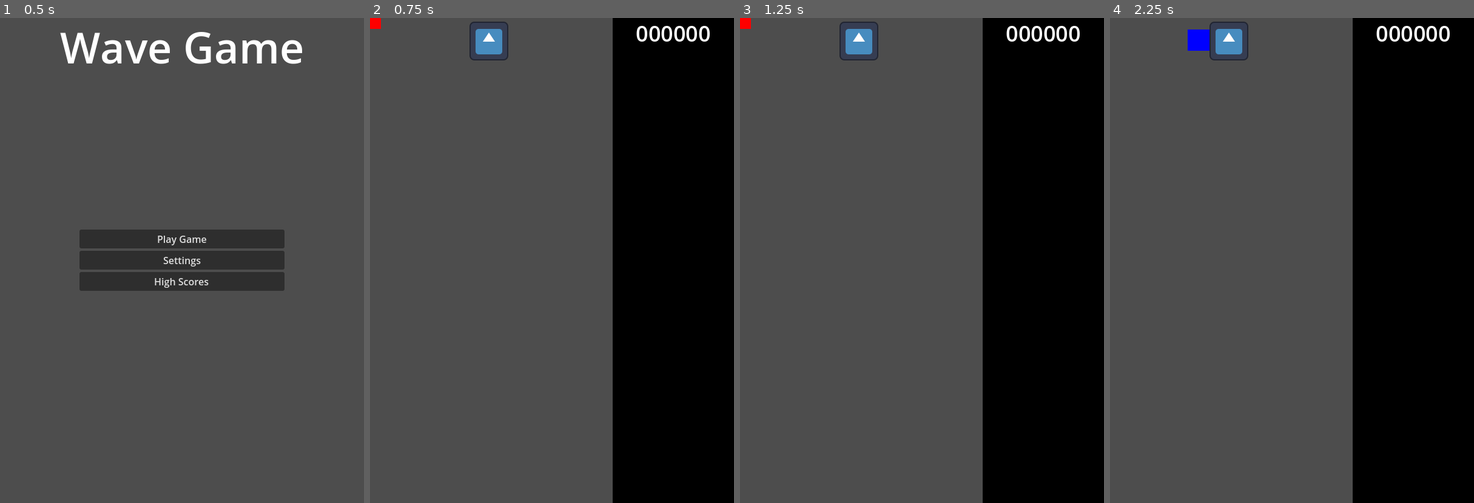
Above: before the commit, frames 1-4 (left to right).
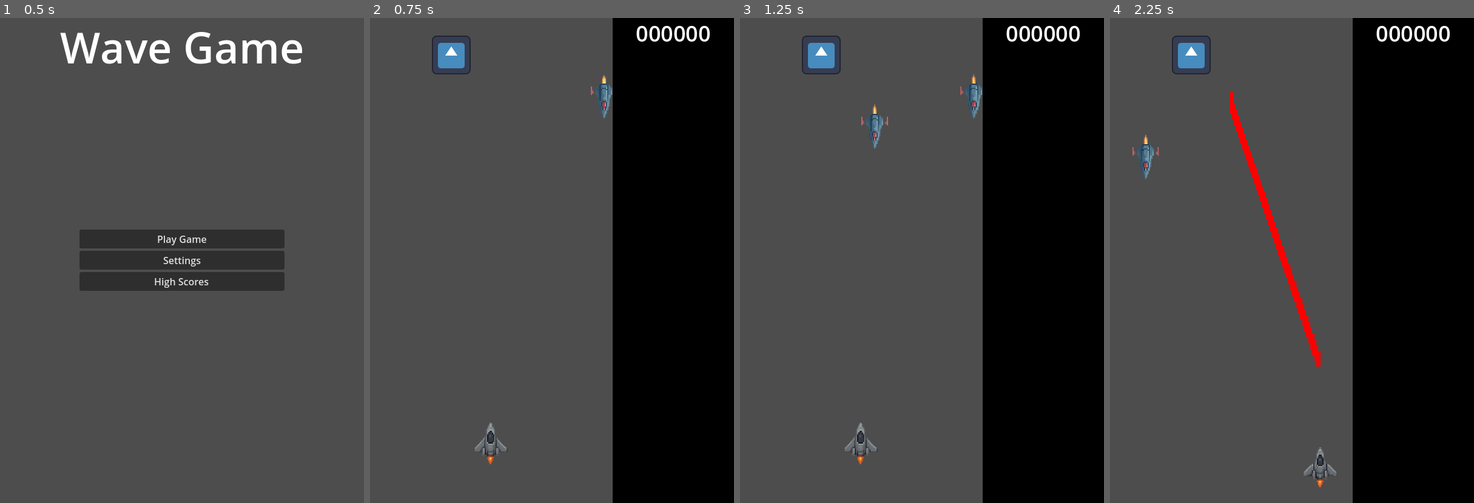
Above: after the commit, the same moments.

Repository: parkernalch/wave-jam
Game: Godot game, scene res://Scenes/Menus/menus.tscn
Same seed, same stepped clock (60 frames per second), same inputs: the game is played once before the commit and once after it. The engine's default icon, where the game draws it, is replaced by a stand-in: a white triangle on a blue panel in a dark square.
Inputs (mouse positions are in pixels of both pictures, inside the frame that each line leads up to):
- Up to frame 1 (0.5 s): no input
- Up to frame 2 (0.75 s): click "Play Game" at 0.5 s
- Up to frame 3 (1.25 s): no input
- Up to frame 4 (2.25 s): move the mouse to (1372, 236) at 1.27 s; hold D (right) 1.28-2.03 s; hold Right mouse button (shoot) 1.28-2.03 s; move the mouse to (1219, 284) at 2.02 s; hold S (down) from 2.03 s (still down); click (1219, 284) at 2.1 s

Frame 1 is identical in both runs. In frame 2, 1.5% of the frame differs, in the area x 0-67%, y 0-92%; in frame 3, 1.7%; in frame 4, 2.7%, in the area x 6-63%, y 0-97%.

Commit message:
Add some ai image ship assets
Also add a couple enemies pathing to try it out

Diff:
--- /dev/null
+++ b/Entities/Enemy2/Enemy2.tscn
@@ -0,0 +1,66 @@
+[gd_scene load_steps=9 format=3 uid="uid://bgq25fqnnfvvr"]
+
+[ext_resource type="Texture2D" uid="uid://cixl751gq28wa" path="res://Assets/Ships/sprite sheet ai2.png" id="1_lvnmx"]
+
+[sub_resource type="AtlasTexture" id="AtlasTexture_bkf3j"]
+atlas = ExtResource("1_lvnmx")
+region = Rect2(102, 394, 149, 321)
+
+[sub_resource type="AtlasTexture" id="AtlasTexture_h3i4d"]
+atlas = ExtResource("1_lvnmx")
+region = Rect2(102, 715, 149, 321)
+
+[sub_resource type="AtlasTexture" id="AtlasTexture_cifcq"]
+atlas = ExtResource("1_lvnmx")
+region = Rect2(328, 394, 149, 321)
+
+[sub_resource type="AtlasTexture" id="AtlasTexture_hx056"]
+atlas = ExtResource("1_lvnmx")
+region = Rect2(328, 715, 149, 321)
+
+[sub_resource type="AtlasTexture" id="AtlasTexture_dlghj"]
+atlas = ExtResource("1_lvnmx")
+region = Rect2(554, 394, 149, 321)
+
+[sub_resource type="SpriteFrames" id="SpriteFrames_xhe1s"]
+animations = [{
+"frames": [{
+"duration": 1.0,
+"texture": SubResource("AtlasTexture_bkf3j")
+}, {
+"duration": 1.0,
+"texture": SubResource("AtlasTexture_h3i4d")
+}, {
+"duration": 1.0,
+"texture": SubResource("AtlasTexture_cifcq")
+}, {
+"duration": 1.0,
+"texture": SubResource("AtlasTexture_hx056")
+}, {
+"duration": 1.0,
+"texture": SubResource("AtlasTexture_dlghj")
+}],
+"loop": true,
+"name": &"idle",
+"speed": 5.0
+}]
+
+[sub_resource type="CapsuleShape2D" id="CapsuleShape2D_w0j0h"]
+radius = 14.333334
+height = 67.33333
+
+[node name="Enemy2" type="CharacterBody2D"]
+
+[node name="AnimatedSprite2D" type="AnimatedSprite2D" parent="."]
+position = Vector2(0, -161)
+rotation = 3.1415927
+sprite_frames = SubResource("SpriteFrames_xhe1s")
+animation = &"idle"
+autoplay = "idle"
+frame_progress = 0.65647364
+
+[node name="CollisionShape2D" type="CollisionShape2D" parent="."]
+position = Vector2(2.7660462e-08, -102)
+rotation = -3.1415925
+scale = Vector2(3, 3)
+shape = SubResource("CapsuleShape2D_w0j0h")
--- a/Entities/Player/Player.tscn
+++ b/Entities/Player/Player.tscn
@@ -1,29 +1,49 @@
-[gd_scene load_steps=10 format=3 uid="uid://cgbo4s8g2xsx7"]
+[gd_scene load_steps=14 format=3 uid="uid://cgbo4s8g2xsx7"]
 
-[ext_resource type="Script" uid="uid://bakerdq5wxjs0" path="res://Entities/Player/Player.gd" id="1_1des2"]
-[ext_resource type="Texture2D" uid="uid://bve4tgd36vyvf" path="res://icon.svg" id="1_3qydi"]
-[ext_resource type="Shader" uid="uid://d07s5v2j81y7u" path="res://Entities/Bullet/Bullet.gdshader" id="2_t38ms"]
-[ext_resource type="Script" uid="uid://c26clyli7nif4" path="res://Entities/Player/States/Move.gd" id="3_an6q6"]
-[ext_resource type="Script" uid="uid://ch5ks4m7ijeku" path="res://Globals/StateMachine/StateMachine.gd" id="3_t38ms"]
-[ext_resource type="Script" uid="uid://bg1tj38ykui53" path="res://Entities/Player/States/Idle.gd" id="4_t38ms"]
+[ext_resource type="Script" uid="uid://cn6xgdk4bybhw" path="res://Entities/Player/Player.gd" id="1_1des2"]
+[ext_resource type="Shader" uid="uid://bmcedfhtiuolr" path="res://Entities/Bullet/Bullet.gdshader" id="2_t38ms"]
+[ext_resource type="Script" uid="uid://42xnhr5x5icj" path="res://Entities/Player/States/Move.gd" id="3_an6q6"]
+[ext_resource type="Texture2D" uid="uid://6paw08xhfkas" path="res://Assets/Ships/ChatGPT Image Nov 16, 2025, 03_40_20 PM.png" id="3_hj1c0"]
+[ext_resource type="Script" uid="uid://c2keum5apgn42" path="res://Globals/StateMachine/StateMachine.gd" id="3_t38ms"]
+[ext_resource type="Script" uid="uid://chstpwhwviufu" path="res://Entities/Player/States/Idle.gd" id="4_t38ms"]
 
 [sub_resource type="ShaderMaterial" id="ShaderMaterial_hj1c0"]
 shader = ExtResource("2_t38ms")
 shader_parameter/tint_color = Color(1, 0, 0, 1)
 
+[sub_resource type="AtlasTexture" id="AtlasTexture_x44r4"]
+atlas = ExtResource("3_hj1c0")
+region = Rect2(125, 130, 205, 254)
+
+[sub_resource type="AtlasTexture" id="AtlasTexture_761t5"]
+atlas = ExtResource("3_hj1c0")
+region = Rect2(412, 130, 205, 254)
+
+[sub_resource type="AtlasTexture" id="AtlasTexture_hacra"]
+atlas = ExtResource("3_hj1c0")
+region = Rect2(699, 130, 205, 254)
+
 [sub_resource type="SpriteFrames" id="SpriteFrames_q3lat"]
 animations = [{
 "frames": [{
+"duration": 1.21,
+"texture": SubResource("AtlasTexture_x44r4")
+}, {
 "duration": 1.0,
-"texture": ExtResource("1_3qydi")
+"texture": SubResource("AtlasTexture_761t5")
+}, {
+"duration": 1.0,
+"texture": SubResource("AtlasTexture_hacra")
 }],
 "loop": true,
 "name": &"default",
 "speed": 5.0
 }]
 
+[sub_resource type="ShaderMaterial" id="ShaderMaterial_t38ms"]
+
 [sub_resource type="RectangleShape2D" id="RectangleShape2D_3qydi"]
-size = Vector2(56.24994, 56.24994)
+size = Vector2(84.37491, 78.124916)
 
 [node name="Player" type="CharacterBody2D"]
 scale = Vector2(0.6400006, 0.6400006)
@@ -35,11 +55,16 @@
 
 [node name="AnimatedSprite2D" type="AnimatedSprite2D" parent="."]
 material = SubResource("ShaderMaterial_hj1c0")
-scale = Vector2(0.43, 0.43)
+use_parent_material = true
+position = Vector2(-0.1625196, 0.8199762)
+scale = Vector2(0.42841446, 0.4364565)
 sprite_frames = SubResource("SpriteFrames_q3lat")
+autoplay = "default"
+frame_progress = 0.16513899
 
 [node name="CollisionShape2D" type="CollisionShape2D" parent="."]
-position = Vector2(6.519253e-07, -4.1909485e-07)
+material = SubResource("ShaderMaterial_t38ms")
+position = Vector2(-1.5624986, -12.499992)
 scale = Vector2(1.0000001, 1.0000001)
 shape = SubResource("RectangleShape2D_3qydi")
 
--- a/Globals/TimerHelper.gd
+++ b/Globals/TimerHelper.gd
@@ -2,13 +2,13 @@
 class_name TimerHelper
 
 static func make_timer(parent: Node, wait_time: float, callback: Callable, one_shot: bool=true, autostart: bool=false, name: String="") -> Timer:
-    var timer := Timer.new()
-    timer.wait_time = wait_time
-    timer.one_shot = one_shot
-    if name != "":
-        timer.name = name
-    parent.add_child(timer)
-    timer.timeout.connect(callback)
-    if autostart:
-        timer.start()
-    return timer
+	var timer := Timer.new()
+	timer.wait_time = wait_time
+	timer.one_shot = one_shot
+	if name != "":
+		timer.name = name
+	parent.add_child(timer)
+	timer.timeout.connect(callback)
+	if autostart:
+		timer.start()
+	return timer
--- a/Scenes/Game/game.tscn
+++ b/Scenes/Game/game.tscn
@@ -1,14 +1,104 @@
-[gd_scene load_steps=4 format=3 uid="uid://gf4gu3r0d4ub"]
+[gd_scene load_steps=11 format=3 uid="uid://gf4gu3r0d4ub"]
 
 [ext_resource type="PackedScene" uid="uid://cgbo4s8g2xsx7" path="res://Entities/Player/Player.tscn" id="1_mv0hc"]
-[ext_resource type="PackedScene" uid="uid://d3pvvcxo50ind" path="res://Entities/Enemy/Enemy.tscn" id="2_qxfds"]
+[ext_resource type="PackedScene" uid="uid://d3pvvcxo50ind" path="res://Entities/Enemy/test_enemy.tscn" id="2_qxfds"]
+[ext_resource type="PackedScene" uid="uid://bgq25fqnnfvvr" path="res://Entities/Enemy2/Enemy2.tscn" id="3_qikps"]
 
 [sub_resource type="LabelSettings" id="LabelSettings_ev4jc"]
 font_size = 36
 
+[sub_resource type="Animation" id="Animation_qikps"]
+resource_name = "move"
+length = 2.0
+loop_mode = 1
+tracks/0/type = "value"
+tracks/0/imported = false
+tracks/0/enabled = true
+tracks/0/path = NodePath(".:position")
+tracks/0/interp = 1
+tracks/0/loop_wrap = true
+tracks/0/keys = {
+"times": PackedFloat32Array(0, 1.5, 1.99),
+"transitions": PackedFloat32Array(1, 1, 1),
+"update": 0,
+"values": [Vector2(440, 150), Vector2(-50, 300), Vector2(-50, 300)]
+}
+
+[sub_resource type="Animation" id="Animation_i1e5p"]
+length = 1.5
+tracks/0/type = "value"
+tracks/0/imported = false
+tracks/0/enabled = true
+tracks/0/path = NodePath("../Enemy3:position")
+tracks/0/interp = 1
+tracks/0/loop_wrap = true
+tracks/0/keys = {
+"times": PackedFloat32Array(1.5),
+"transitions": PackedFloat32Array(1),
+"update": 0,
+"values": [Vector2(-43, 362)]
+}
+tracks/1/type = "value"
+tracks/1/imported = false
+tracks/1/enabled = true
+tracks/1/path = NodePath(".:position")
+tracks/1/interp = 1
+tracks/1/loop_wrap = true
+tracks/1/keys = {
+"times": PackedFloat32Array(0),
+"transitions": PackedFloat32Array(1),
+"update": 0,
+"values": [Vector2(441, 115.000015)]
+}
+
+[sub_resource type="AnimationLibrary" id="AnimationLibrary_ciybh"]
+_data = {
+&"RESET": SubResource("Animation_i1e5p"),
+&"move": SubResource("Animation_qikps")
+}
+
+[sub_resource type="Animation" id="Animation_flgk0"]
+length = 0.001
+tracks/0/type = "value"
+tracks/0/imported = false
+tracks/0/enabled = true
+tracks/0/path = NodePath(".:position")
+tracks/0/interp = 1
+tracks/0/loop_wrap = true
+tracks/0/keys = {
+"times": PackedFloat32Array(0),
+"transitions": PackedFloat32Array(1),
+"update": 0,
+"values": [Vector2(427, 145)]
+}
+
+[sub_resource type="Animation" id="Animation_ciybh"]
+resource_name = "move enemy 2"
+length = 2.0
+loop_mode = 1
+tracks/0/type = "value"
+tracks/0/imported = false
+tracks/0/enabled = true
+tracks/0/path = NodePath(".:position")
+tracks/0/interp = 1
+tracks/0/loop_wrap = true
+tracks/0/keys = {
+"times": PackedFloat32Array(0, 0.5, 2),
+"transitions": PackedFloat32Array(1, 1, 1),
+"update": 0,
+"values": [Vector2(440, 150), Vector2(440, 150), Vector2(-50, 300)]
+}
+
+[sub_resource type="AnimationLibrary" id="AnimationLibrary_vifcx"]
+_data = {
+&"RESET": SubResource("Animation_flgk0"),
+&"move enemy 2": SubResource("Animation_ciybh")
+}
+
 [node name="Game" type="Node2D"]
 
 [node name="Player" parent="." instance=ExtResource("1_mv0hc")]
+position = Vector2(200, 700)
 speed = 200
 
 [node name="UICanvas" type="CanvasLayer" parent="."]
@@ -44,4 +134,24 @@
 vertical_alignment = 1
 
 [node name="Enemy" parent="." instance=ExtResource("2_qxfds")]
-position = Vector2(196, 38)
+position = Vector2(134, 61)
+
+[node name="Enemy2" parent="." instance=ExtResource("3_qikps")]
+position = Vector2(441, 115.000015)
+scale = Vector2(0.3, 0.3)
+
+[node name="AnimationPlayer" type="AnimationPlayer" parent="Enemy2"]
+libraries = {
+&"": SubResource("AnimationLibrary_ciybh")
+}
+autoplay = "move"
+
+[node name="Enemy3" parent="." instance=ExtResource("3_qikps")]
+position = Vector2(427, 145)
+scale = Vector2(0.3, 0.3)
+
+[node name="AnimationPlayer" type="AnimationPlayer" parent="Enemy3"]
+libraries = {
+&"": SubResource("AnimationLibrary_vifcx")
+}
+autoplay = "move enemy 2"
Binary file added: Assets/Ships/ChatGPT Image Nov 16, 2025, 03_40_20 PM.png
Not shown, added: Assets/Ships/ChatGPT Image Nov 16, 2025, 03_40_20 PM.png.import
Binary file added: Assets/Ships/sprite sheet ai2.png
Not shown, added: Assets/Ships/sprite sheet ai2.png.import
